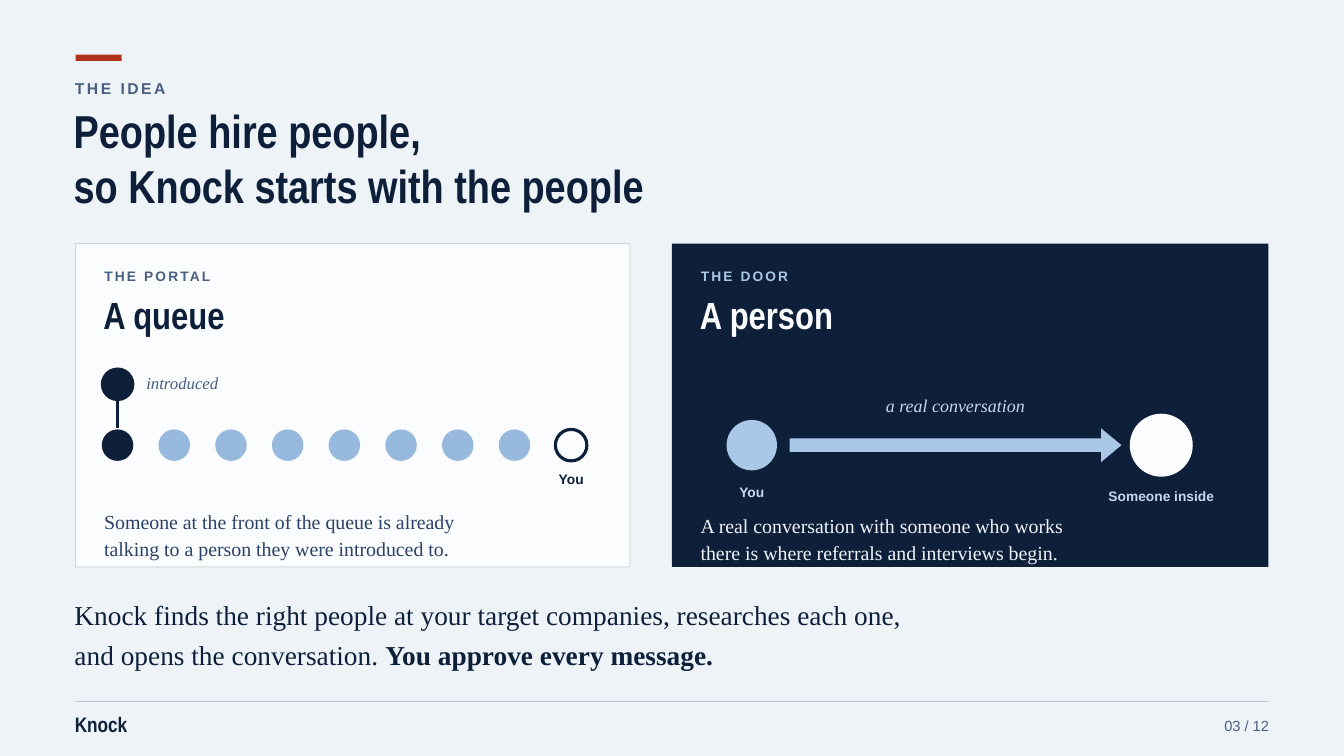
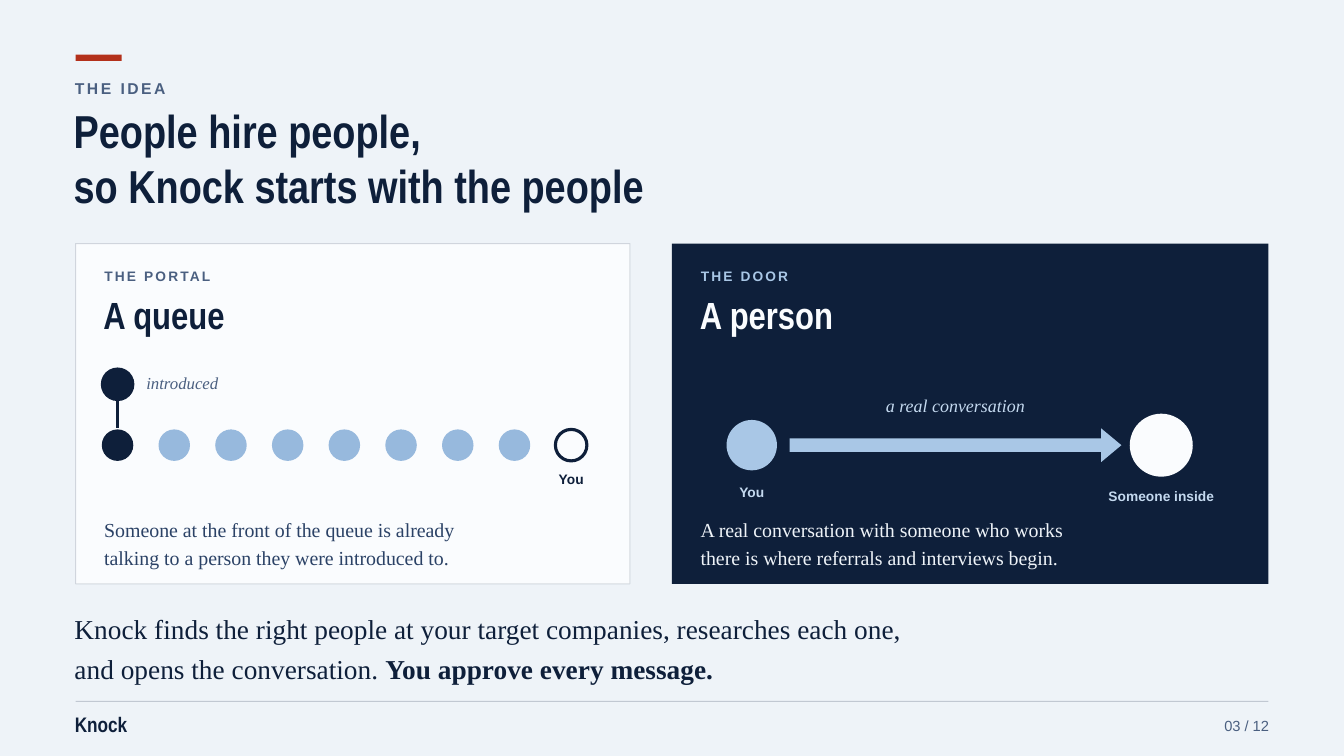
Before and after one commit to heetsanghvvii/Claude-Code-Experiments, a slide deck: slide 3 of decks/client/knock-client-deck.pptx. Drawn at 1344x756 pixels with LibreOffice and Linux fonts; fonts in the diff are those of the drawing. Boxes give left, top, right and bottom in pixels: in the first picture for what was removed or moved away, otherwise in the second. Text is boxed around its words. In the diff, an @@ line names an element or a change of style, - is before the commit and + after.

```diff
--- a/decks/client/knock-client-deck.pptx
+++ b/decks/client/knock-client-deck.pptx
@@ rectangle: place and size @@
-rectangle at (76,244,630,568)
+rectangle at (76,244,630,585)
@@ rectangle: place and size @@
-rectangle at (673,244,1269,568)
+rectangle at (673,244,1269,585)
@@ text "Someone at the front of ...": place and size @@
-text "Someone at the front of ..." at (104,515,454,561)
+text "Someone at the front of ..." at (104,523,454,569)
@@ text "A real conversation with someone ...": place and size @@
-text "A real conversation with someone ..." at (701,519,1062,565)
+text "A real conversation with someone ..." at (701,523,1062,569)
@@ text "Knock finds the right people ...": place and size @@
-text "Knock finds the right people ..." at (74,605,900,670)
+text "Knock finds the right people ..." at (74,619,900,684)
```
Also in this commit, not shown: 5 other slides changed, 5 other files.
